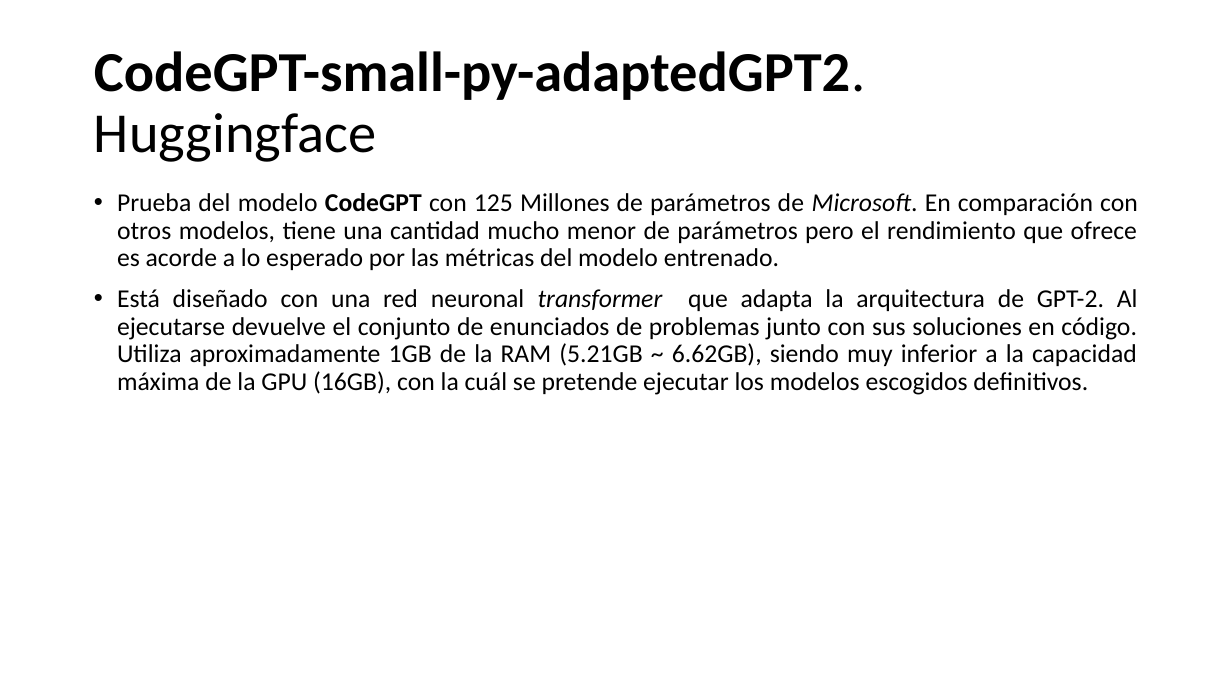
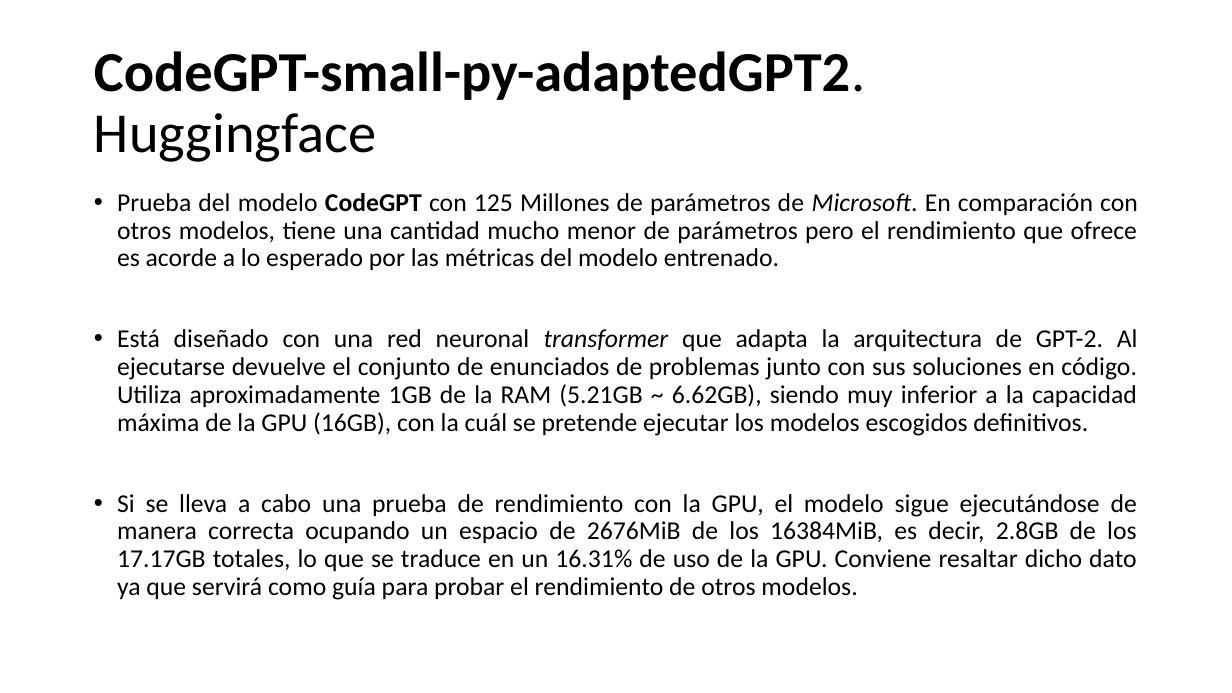
Before and after one commit to SergioCuencaNunez/AI-Pair-Programming, a slide deck: slide 4 of ai_docs/Diagramas.pptx. Drawn at 1232x693 pixels with LibreOffice and Linux fonts; fonts in the diff are those of the drawing. Boxes give left, top, right and bottom in pixels: in the first picture for what was removed or moved away, otherwise in the second. Text is boxed around its words. In the diff, an @@ line names an element or a change of style, - is before the commit and + after.

Commit message:
Test models y documentación actualizados

```diff
--- a/ai_docs/Diagramas.pptx
+++ b/ai_docs/Diagramas.pptx
@@ text at [117, 494, 1137, 600]: paragraph added @@
+• Si se lleva a cabo una prueba de rendimiento con la GPU, el modelo sigue ejecutándose de manera correcta ocupando un espacio de 2676MiB de los 16384MiB, es decir, 2.8GB de los 17.17GB totales, lo que se traduce en un 16.31% de uso de la GPU. Conviene resaltar dicho dato ya que servirá como guía para probar el rendimiento de otros modelos.
```
